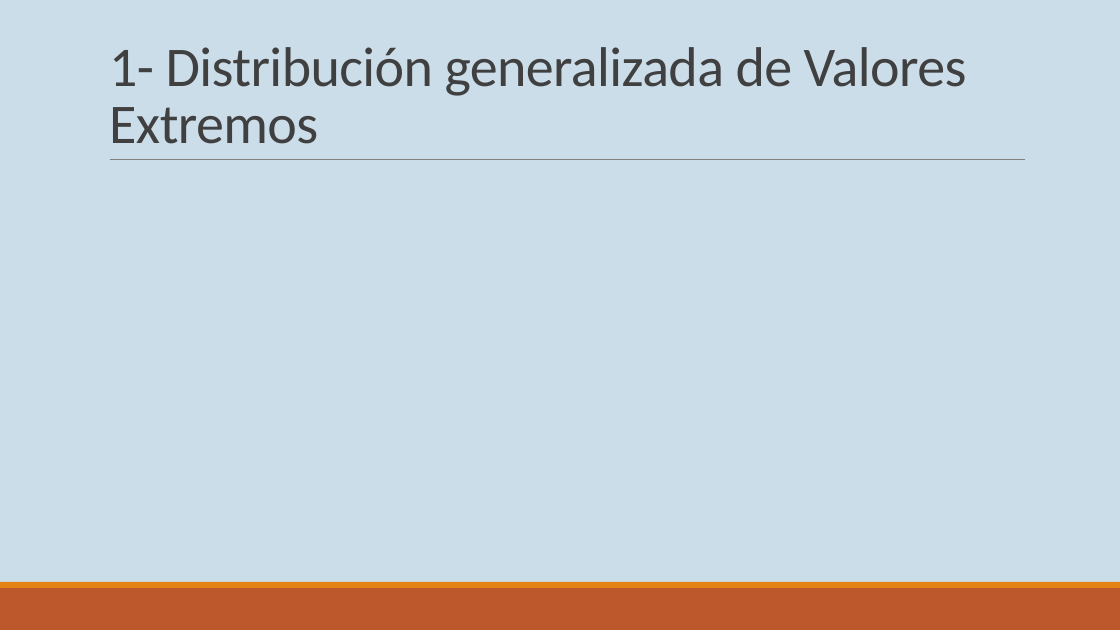
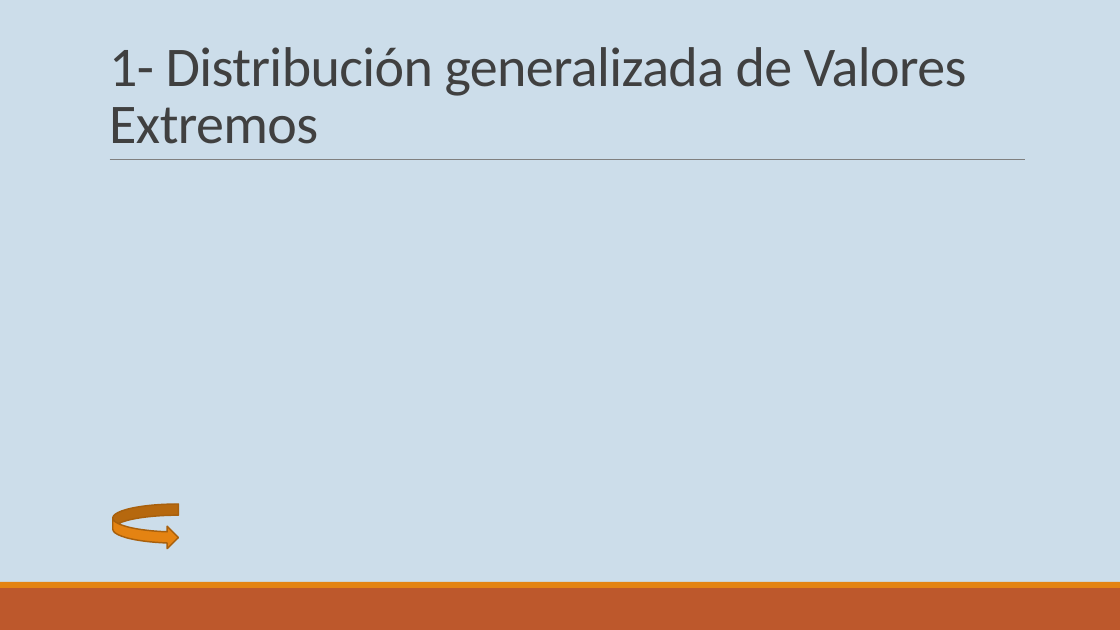
Before and after one commit to carluarevalo/Extreme_value_analysis, a slide deck: slide 8 of TeoriaDeModelos/Teoría.pptx. Drawn at 1120x630 pixels with LibreOffice and Linux fonts; fonts in the diff are those of the drawing; grey boxes stand for pictures. Boxes give left, top, right and bottom in pixels: in the first picture for what was removed or moved away, otherwise in the second. Text is boxed around its words. In the diff, an @@ line names an element or a change of style, - is before the commit and + after.

```diff
--- a/TeoriaDeModelos/Teoría.pptx
+++ b/TeoriaDeModelos/Teoría.pptx
@@ curved right arrow added at bbox=[113, 504, 178, 549], fill #E48312, outline #A9610D 1.25 pt @@
```
